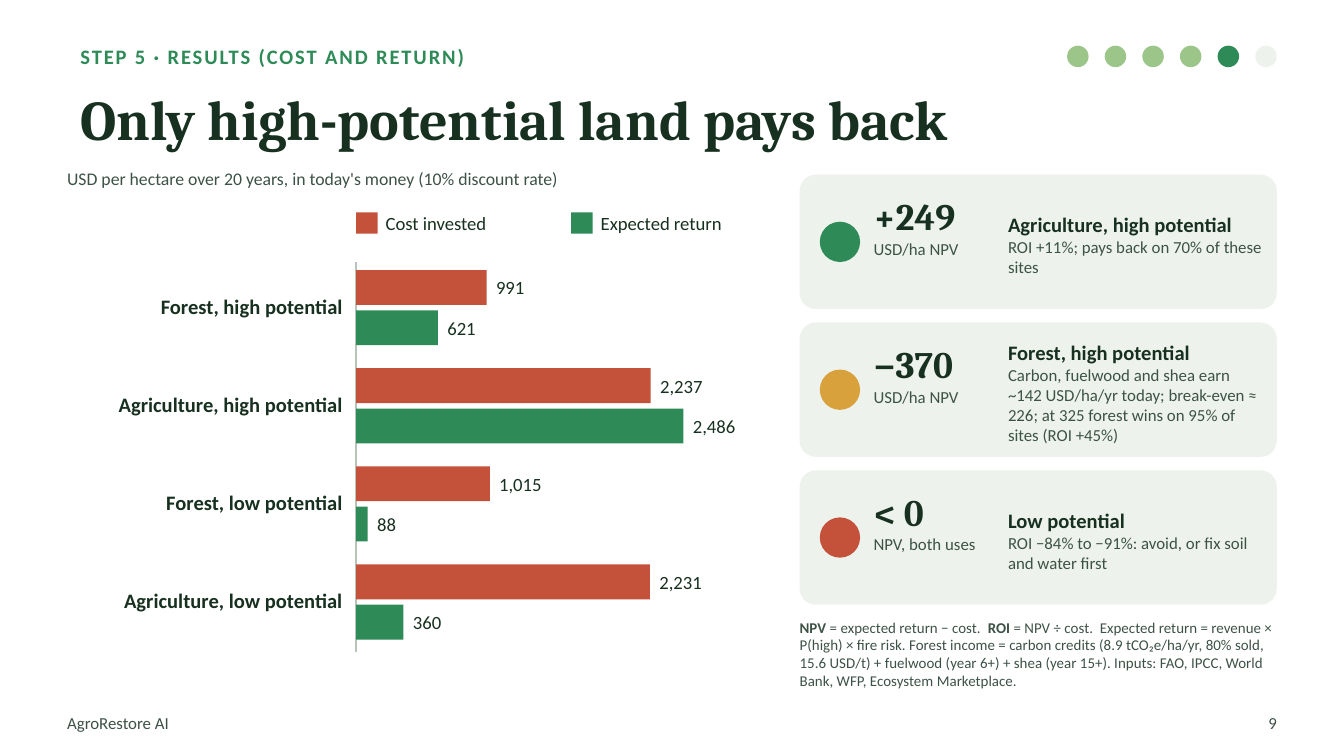
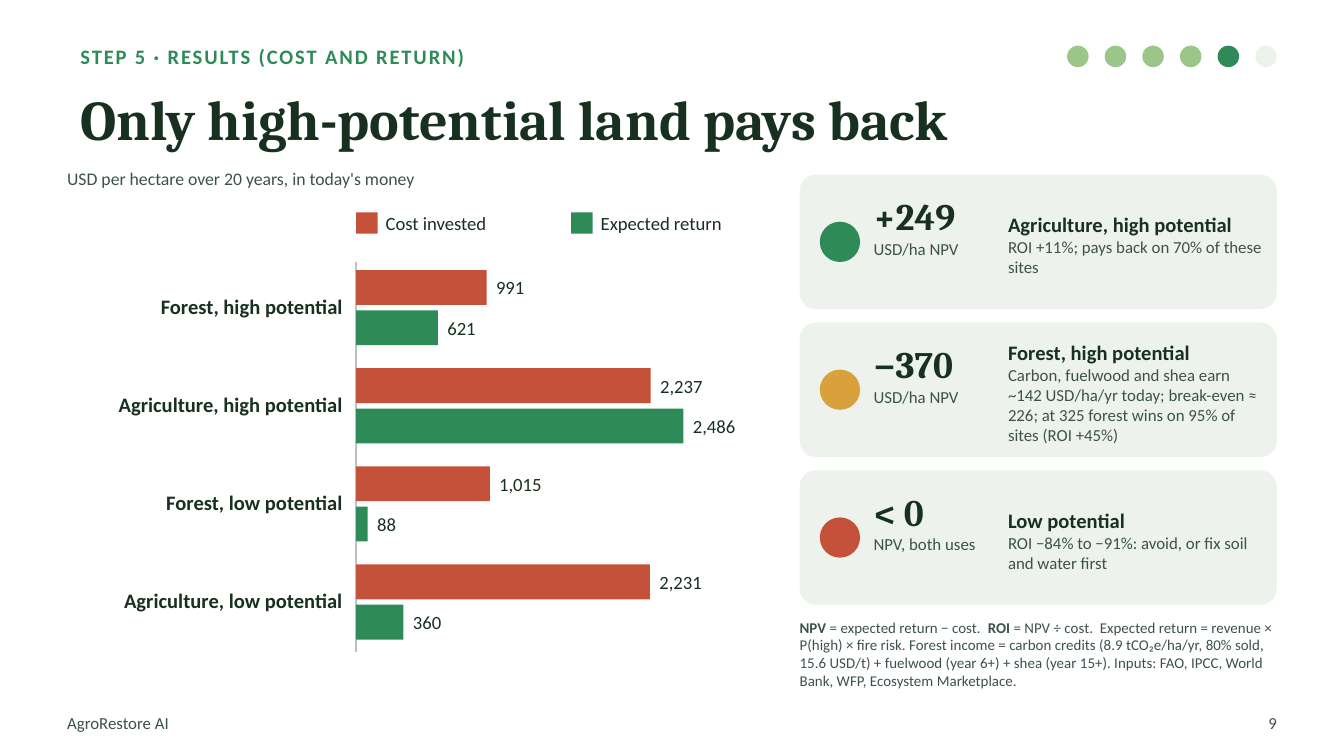
Before and after one commit to TypsonRS/ds-capstoneKSD, a slide deck: slide 9 of PROJECT_DATA_SCIENCE/presentation/AgroRestoreAI_DemoDay.pptx. Drawn at 1344x756 pixels with LibreOffice and Linux fonts; fonts in the diff are those of the drawing. Boxes give left, top, right and bottom in pixels: in the first picture for what was removed or moved away, otherwise in the second. Text is boxed around its words. In the diff, an @@ line names an element or a change of style, - is before the commit and + after.

```diff
--- a/PROJECT_DATA_SCIENCE/presentation/AgroRestoreAI_DemoDay.pptx
+++ b/PROJECT_DATA_SCIENCE/presentation/AgroRestoreAI_DemoDay.pptx
@@ text at box(67, 172, 414, 188): text changed @@
-USD per hectare over 20 years, in today's money (10% discount rate)
+USD per hectare over 20 years, in today's money
```
Also in this commit, not shown: 1 other file.
